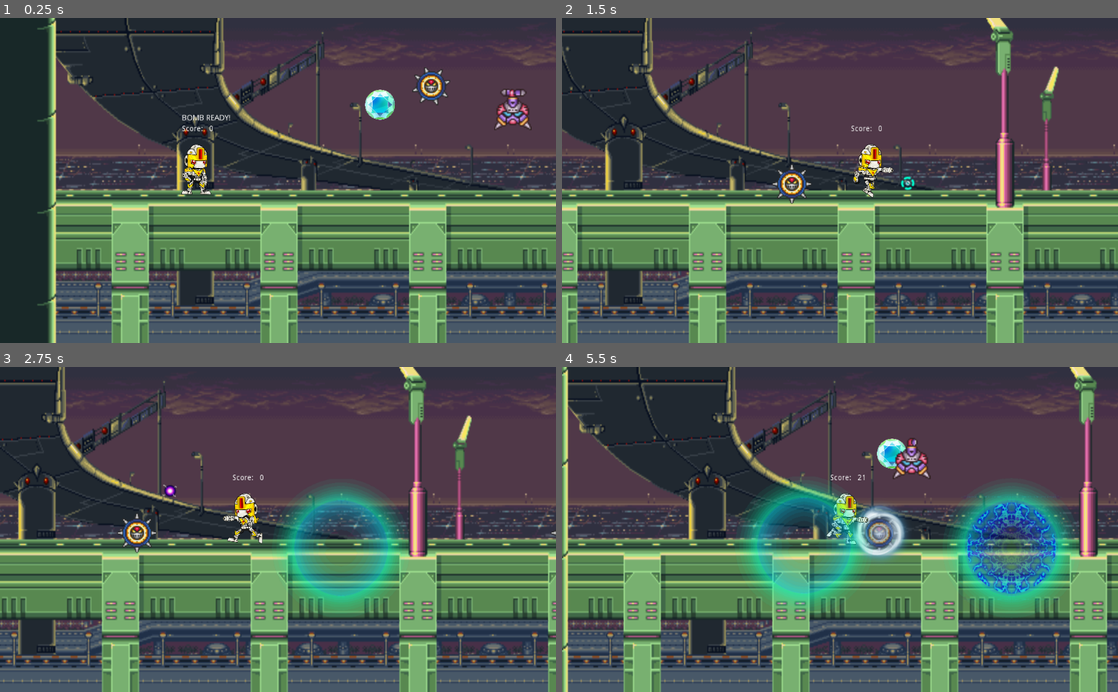
Above: before the commit, frames 1-4 (two rows, left to right).
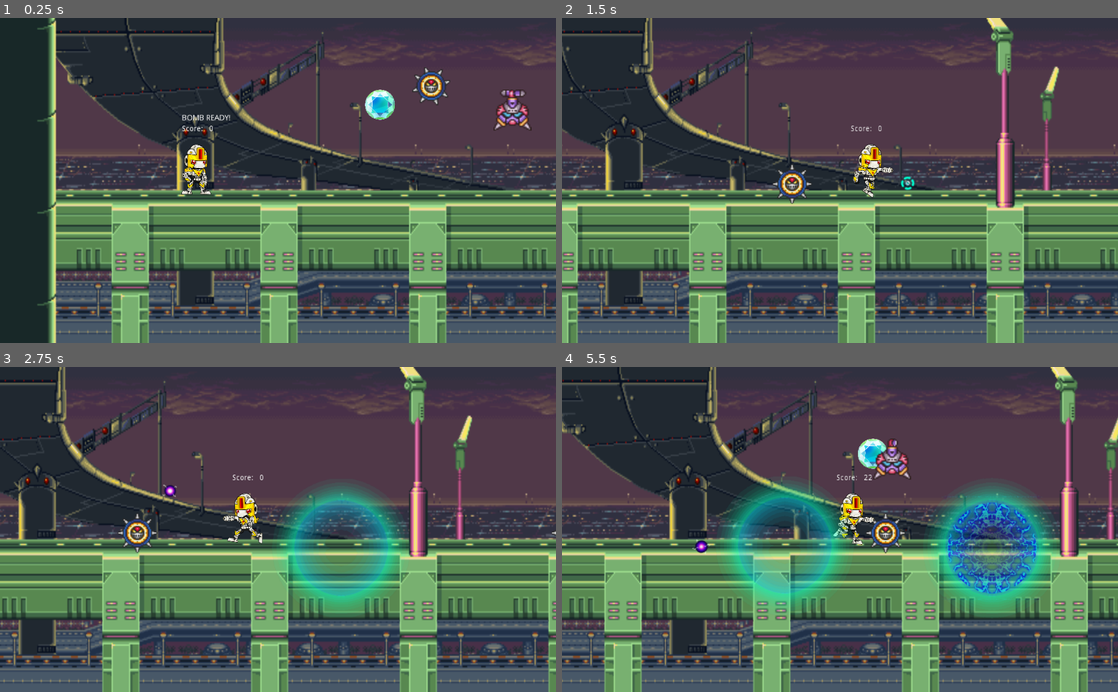
Above: after the commit, the same moments.

Repository: magdalucreteanu/gravity_runner_2
Game: Godot game, scene res://Level_1.tscn
Same seed, same stepped clock (60 frames per second), same inputs: the game is played once before the commit and once after it.
Inputs (mouse positions are in pixels of both pictures, inside the frame that each line leads up to):
- Up to frame 1 (0.25 s): no input
- Up to frame 2 (1.5 s): move the mouse to (812, 245) at 0.52 s; press the mouse at (812, 245) at 0.53 s; hold D (move_right) from 0.53 s (still down); tap Space (jump) at 0.77 s; move the mouse to (1006, 229) at 1.27 s; release the mouse at (1006, 229) at 1.28 s; right-click (1006, 229) at 1.35 s
- Up to frame 3 (2.75 s): tap Space (jump) at 1.52 s; move the mouse to (111, 480) at 2.02 s; release D (move_right) at 2.03 s; press the mouse at (111, 480) at 2.03 s; hold A (move_left) from 2.03 s (still down)
- Up to frame 4 (5.5 s): move the mouse to (867, 529) at 2.77 s; release the mouse at (867, 529) at 2.78 s; right-click (867, 529) at 2.85 s; tap Space (jump) at 3.02, 3.77, 4.52 s; move the mouse to (756, 448) at 3.52 s; press the mouse at (756, 448) at 3.53 s; move the mouse to (962, 513) at 4.27 s; release A (move_left) at 4.28 s; release the mouse at (962, 513) at 4.28 s; hold D (move_right) from 4.28 s (still down); right-click (962, 513) at 4.35 s; move the mouse to (728, 545) at 5.02 s; press the mouse at (728, 545) at 5.03 s

The runs differ from the first frame. In frame 1, 0.3% of the frame differs, in the area x 88-96%, y 21-35%; in frame 2, 0.7%; in frame 3, 1.5%; in frame 4, 41%, in the area x 0-100%, y 0-100%.

Commit message:
sounds

Diff:
--- a/Level_1.tscn
+++ b/Level_1.tscn
@@ -139,4 +139,4 @@
 collision_mask = 2
 
 [node name="Enemy_2" parent="." instance=ExtResource( 7 )]
-position = Vector2( 975.678, 168.933 )
+position = Vector2( 975, 170 )
--- a/Player.tscn
+++ b/Player.tscn
@@ -71,20 +71,20 @@
 "name": "idle",
 "speed": 10.0
 }, {
-"frames": [ ExtResource( 22 ), ExtResource( 24 ), ExtResource( 28 ), ExtResource( 26 ), ExtResource( 29 ), ExtResource( 25 ), ExtResource( 30 ), ExtResource( 23 ), ExtResource( 27 ) ],
+"frames": [ ExtResource( 6 ), ExtResource( 2 ), ExtResource( 7 ), ExtResource( 12 ), ExtResource( 8 ), ExtResource( 11 ), ExtResource( 9 ), ExtResource( 10 ) ],
 "loop": true,
-"name": "run_shoot",
-"speed": 5.0
+"name": "run",
+"speed": 10.0
 }, {
 "frames": [ ExtResource( 32 ), ExtResource( 31 ), ExtResource( 34 ), ExtResource( 33 ) ],
 "loop": true,
 "name": "idle_shoot",
 "speed": 5.0
 }, {
-"frames": [ ExtResource( 6 ), ExtResource( 2 ), ExtResource( 7 ), ExtResource( 12 ), ExtResource( 8 ), ExtResource( 11 ), ExtResource( 9 ), ExtResource( 10 ) ],
+"frames": [ ExtResource( 22 ), ExtResource( 24 ), ExtResource( 28 ), ExtResource( 26 ), ExtResource( 29 ), ExtResource( 25 ), ExtResource( 30 ), ExtResource( 23 ), ExtResource( 27 ) ],
 "loop": true,
-"name": "run",
-"speed": 10.0
+"name": "run_shoot",
+"speed": 5.0
 } ]
 
 [sub_resource type="SpriteFrames" id=6]
@@ -143,7 +143,6 @@
 
 [node name="AudioStreamPlayer" type="AudioStreamPlayer" parent="."]
 stream = ExtResource( 5 )
-volume_db = -40.0
 autoplay = true
 
 [node name="PlayerAnimatedSprite" type="AnimatedSprite" parent="."]
@@ -156,4 +155,5 @@
 frames = SubResource( 6 )
 animation = "lightning"
 frame = 12
+
 [connection signal="body_entered" from="Area2D" to="." method="_on_Area2D_body_entered"]
--- a/Sounds.tscn
+++ b/Sounds.tscn
@@ -13,33 +13,33 @@
 
 [node name="BombReadyAudioStreamPlayer" type="AudioStreamPlayer" parent="."]
 stream = ExtResource( 1 )
-volume_db = -20.0
+volume_db = 5.0
 
 [node name="BombAudioStreamPlayer" type="AudioStreamPlayer" parent="."]
 stream = ExtResource( 2 )
-volume_db = -20.0
+volume_db = 5.0
 
 [node name="BulletAudioStreamPlayer" type="AudioStreamPlayer" parent="."]
 stream = ExtResource( 5 )
-volume_db = -20.0
+volume_db = 5.0
 
 [node name="JumpAudioStreamPlayer" type="AudioStreamPlayer" parent="."]
 stream = ExtResource( 4 )
-volume_db = -20.0
+volume_db = 5.0
 
 [node name="DeathAudioStreamPlayer" type="AudioStreamPlayer" parent="."]
 stream = ExtResource( 3 )
-volume_db = -10.0
+volume_db = 5.0
 pitch_scale = 1.81
 
 [node name="PowerUpAudioStreamPlayer" type="AudioStreamPlayer" parent="."]
 stream = ExtResource( 6 )
-volume_db = -20.0
+volume_db = 5.0
 
 [node name="DamageAudioStreamPlayer" type="AudioStreamPlayer" parent="."]
 stream = ExtResource( 7 )
-volume_db = -20.0
+volume_db = 5.0
 
 [node name="EnemyDeathAudioStreamPlayer" type="AudioStreamPlayer" parent="."]
 stream = ExtResource( 8 )
-volume_db = -20.0
+volume_db = 5.0
--- a/default_bus_layout.tres
+++ b/default_bus_layout.tres
@@ -1,4 +1,4 @@
 [gd_resource type="AudioBusLayout" format=2]
 
 [resource]
-bus/0/volume_db = 0.0694828
+bus/0/volume_db = 1.25825
